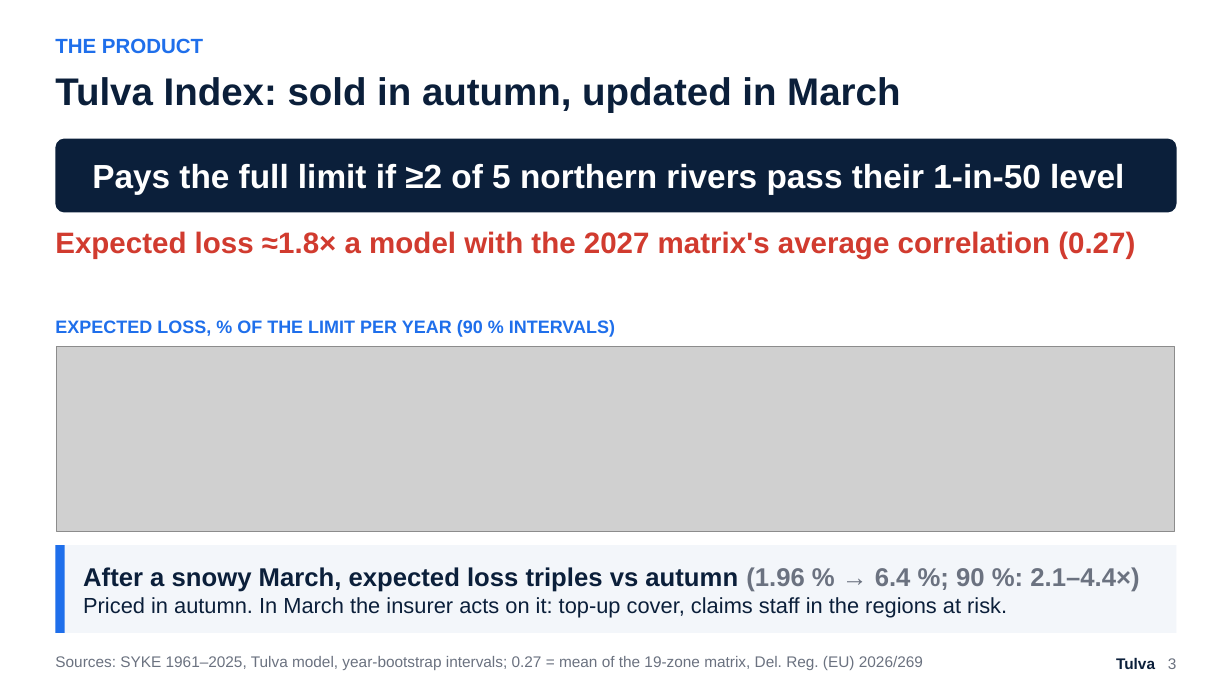
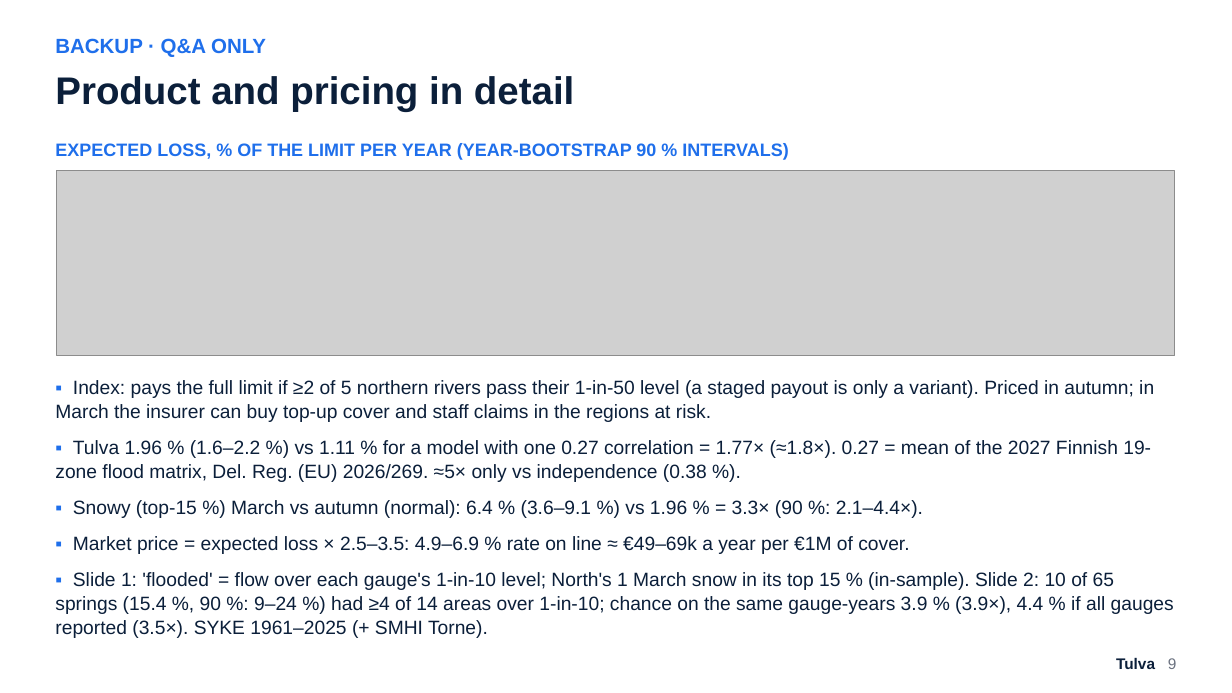
Before and after one commit to Zawaer/tulva, a slide deck: slide 9 of deck/Tulva_QxF2026.pptx (slide 3 before the commit). Drawn at 1232x693 pixels with LibreOffice and Linux fonts; fonts in the diff are those of the drawing; grey boxes stand for pictures. Boxes give left, top, right and bottom in pixels: in the first picture for what was removed or moved away, otherwise in the second. Text is boxed around its words. In the diff, an @@ line names an element or a change of style, - is before the commit and + after.

```diff
--- a/deck/Tulva_QxF2026.pptx
+++ b/deck/Tulva_QxF2026.pptx
@@ text at [55, 38, 266, 57]: text changed @@
-THE PRODUCT
+BACKUP · Q&A ONLY
@@ text at [55, 76, 574, 112]: text changed @@
-Tulva Index: sold in autumn, updated in March
+Product and pricing in detail
@@ text at [55, 143, 788, 160]: text changed @@
-EXPECTED LOSS, % OF THE LIMIT PER YEAR (90 % INTERVALS)
+EXPECTED LOSS, % OF THE LIMIT PER YEAR (YEAR-BOOTSTRAP 90 % INTERVALS)
@@ rounded rectangle removed at [55, 139, 1177, 213] @@
@@ picture: place and size @@
-picture at [57, 347, 1176, 531]
+picture at [57, 171, 1176, 356]
@@ text removed at [92, 163, 1124, 195] @@
-Pays the full limit if ≥2 of 5 northern rivers pass their 1-in-50 level
@@ text removed at [55, 231, 1135, 258] @@
-Expected loss ≈1.8× a model with the 2027 matrix's average correlation (0.27)
@@ text added at [55, 380, 1174, 638], 15 pt, text #0B1F3A @@
+▪ Index: pays the full limit if ≥2 of 5 northern rivers pass their 1-in-50 level (a staged payout is only a variant). Priced in autumn; in March the insurer can buy top-up cover and staff claims in the regions at risk.
+▪ Tulva 1.96 % (1.6–2.2 %) vs 1.11 % for a model with one 0.27 correlation = 1.77× (≈1.8×). 0.27 = mean of the 2027 Finnish 19-zone flood matrix, Del. Reg. (EU) 2026/269. ≈5× only vs independence (0.38 %).
+▪ Snowy (top-15 %) March vs autumn (normal): 6.4 % (3.6–9.1 %) vs 1.96 % = 3.3× (90 %: 2.1–4.4×).
+▪ Market price = expected loss × 2.5–3.5: 4.9–6.9 % rate on line ≈ €49–69k a year per €1M of cover.
+▪ Slide 1: 'flooded' = flow over each gauge's 1-in-10 level; North's 1 March snow in its top 15 % (in-sample). Slide 2: 10 of 65 springs (15.4 %, 90 %: 9–24 %) had ≥4 of 14 areas over 1-in-10; chance on the same gauge-years 3.9 % (3.9×), 4.4 % if all gauges reported (3.5×). SYKE 1961–2025 (+ SMHI Torne).
@@ rectangle removed at [55, 545, 1177, 633] @@
@@ rectangle removed at [55, 545, 65, 633] @@
@@ text removed at [83, 567, 1139, 617] @@
-After a snowy March, expected loss triples vs autumn (1.96 % → 6.4 %; 90 %: 2.1–4.4×)
-Priced in autumn. In March the insurer acts on it: top-up cover, claims staff in the regions at risk.
@@ text removed at [55, 656, 923, 670] @@
-Sources: SYKE 1961–2025, Tulva model, year-bootstrap intervals; 0.27 = mean of the 19-zone matrix, Del. Reg. (EU) 2026/269
@@ text at [1116, 658, 1177, 669]: text changed @@
-Tulva 3
+Tulva 9
```
Also in this commit, not shown: 6 other slides changed, 4 slides added, 2 slides removed, 19 other files.
